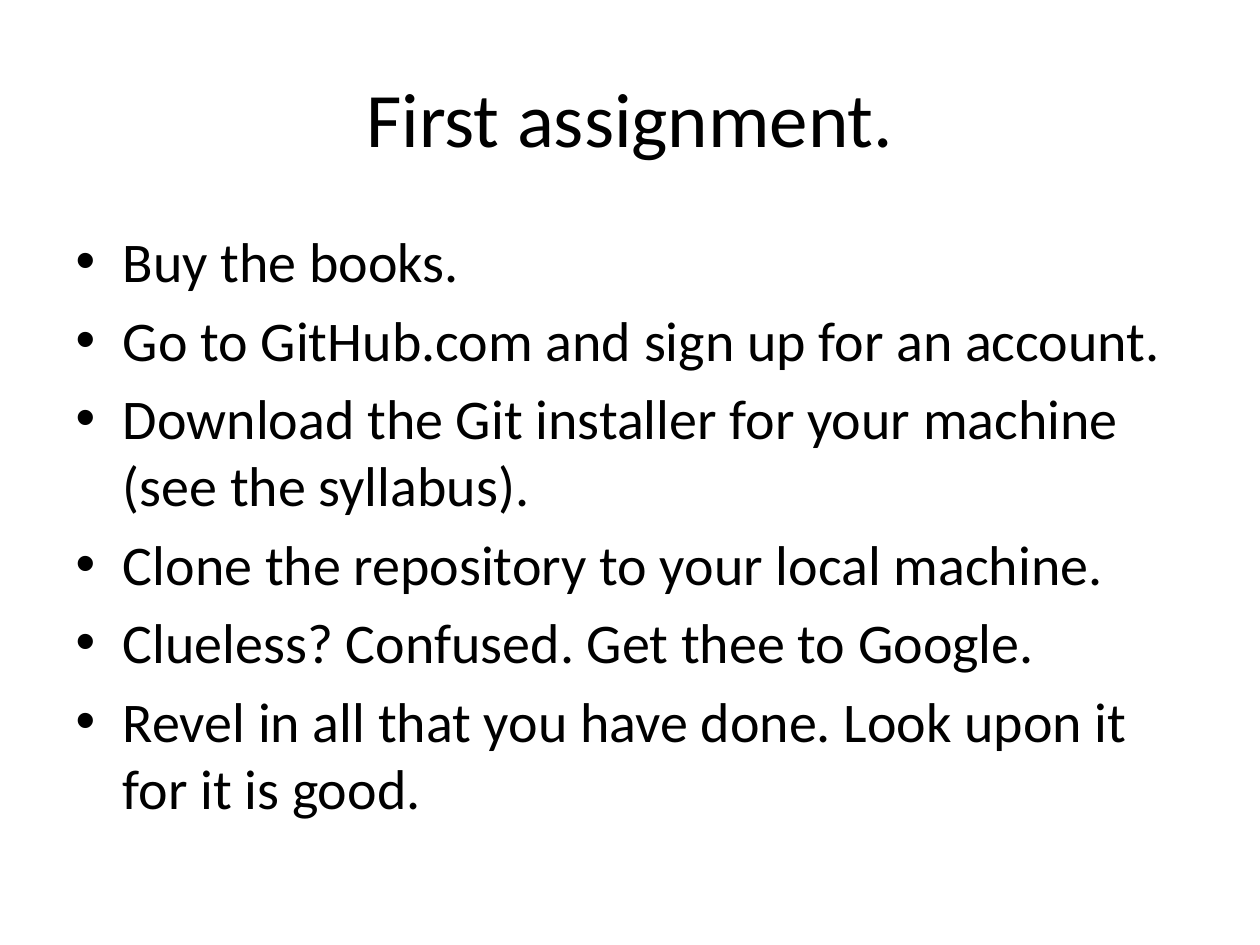
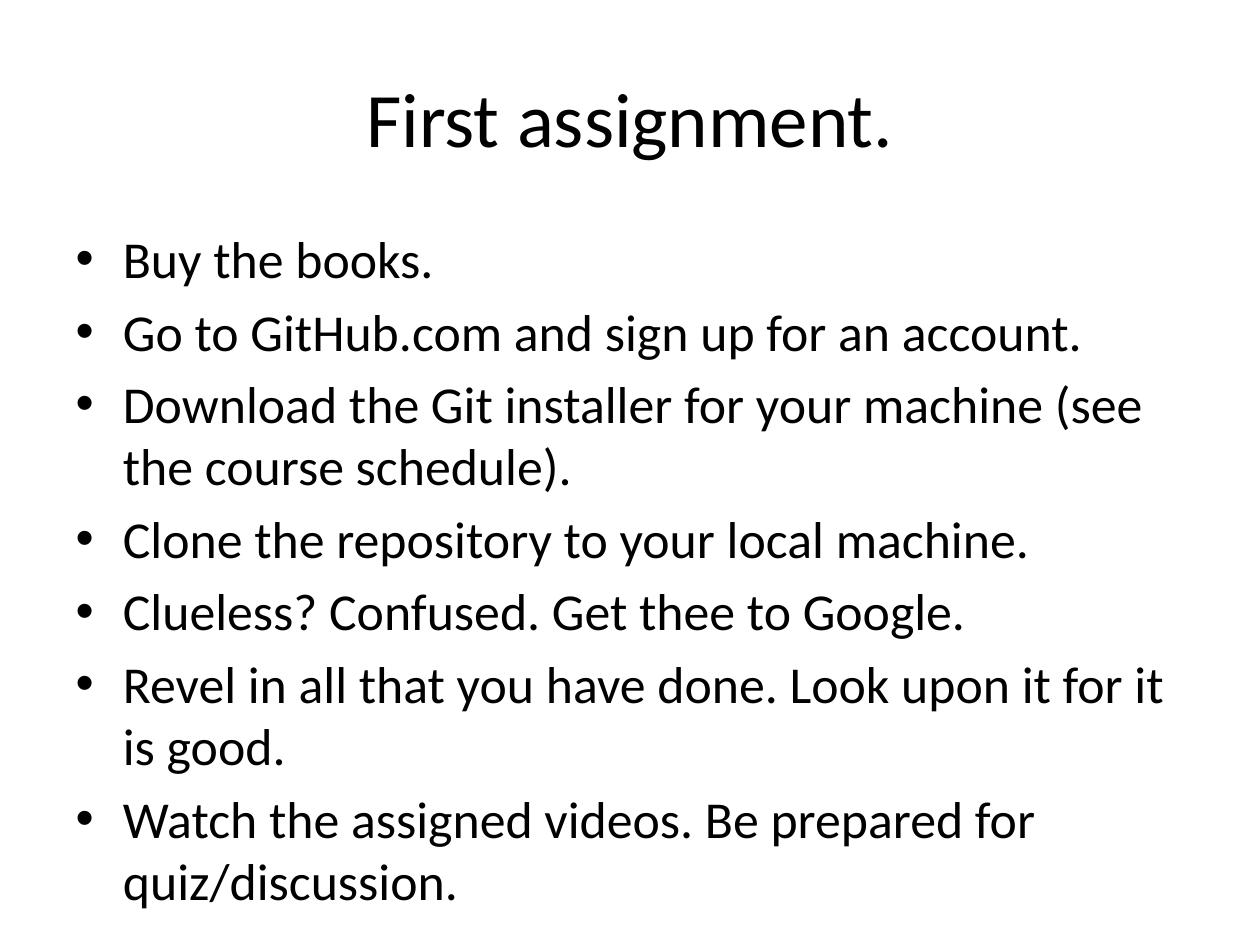
Before and after one commit to mattwaite/JOUR491-Data-Visualization, a slide deck: slide 9 of Lectures/Class1_Introductions.pptx. Drawn at 1260x945 pixels with LibreOffice and Linux fonts; fonts in the diff are those of the drawing. Boxes give left, top, right and bottom in pixels: in the first picture for what was removed or moved away, otherwise in the second. Text is boxed around its words. In the diff, an @@ line names an element or a change of style, - is before the commit and + after.

Commit message:
updated schedule and first day lecture

```diff
--- a/Lectures/Class1_Introductions.pptx
+++ b/Lectures/Class1_Introductions.pptx
@@ text at (x1=123, y1=242, x2=1163, y2=774): size 32 to 29.6 pt in "Buy the books.", "Go to GitHub.com and sign up for ...", "Clone the repository to your local machine.", "Clueless? Confused. Get thee to Google." and 1 more places @@
@@ text at (x1=123, y1=385, x2=1142, y2=492): text changed; size 32 to 29.6 pt @@
-• Download the Git installer for your machine (see the syllabus).
+• Download the Git installer for your machine (see the course schedule).
@@ text at (x1=123, y1=802, x2=1035, y2=847): paragraph added @@
+• Watch the assigned videos. Be prepared for quiz/discussion.
```
Also in this commit, not shown: 1 other file.
